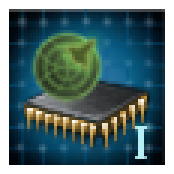
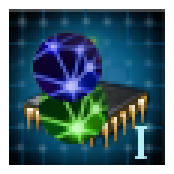
Layers edited between the first and the second 174px x 174px image:
added layer "Targer_2" above "Target_1" over [33, 30, 105, 102]
added layer "Target_1" above "Barrier_2" over [39, 72, 111, 144]
